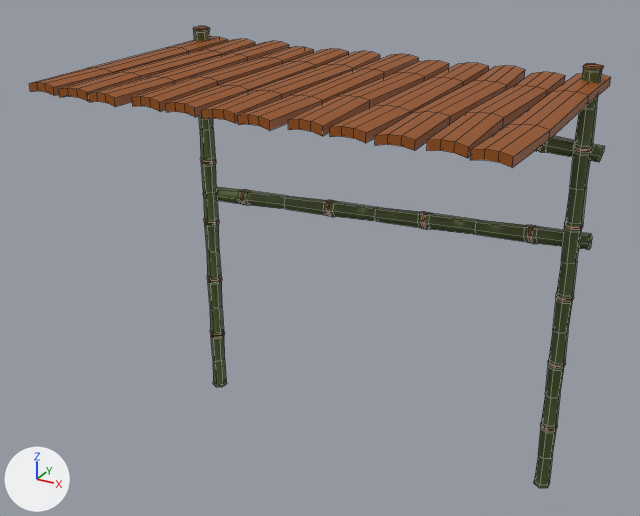
One commit to the FBX model Assets/Models/Modular_Jungle/Jungle_Platform_01.fbx: the scene before it, then after it.
One viewpoint serves both versions: a 50 mm lens placed at (5.02, -9.16, 8.1), pointed at (-0.12, 0.19, 3.43). Arrows for +X, +Y and +Z are at lower left; the lights stay in place. Mesh edges are drawn as thin lines. Where no turn or scale is listed for an object, it has been applied to the vertices.

Names of what the first picture shows: 'Jungle_Platform_01'.
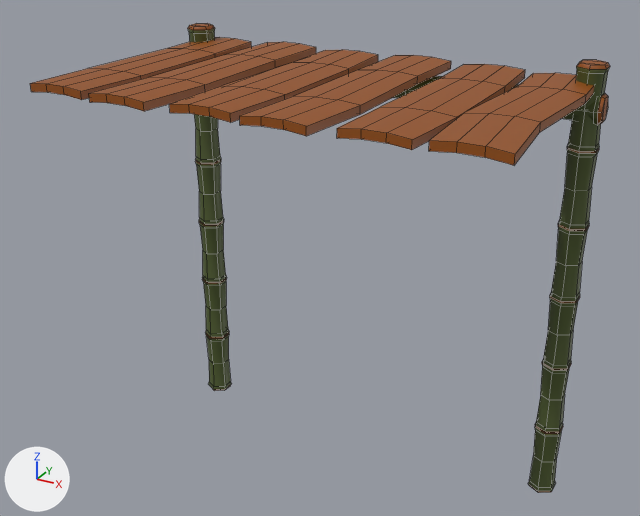
Commit message: Add jungle

Changed parts and their boxes (x1, y1, x2, y2) in the pictures (640 x 516 px; the box of a moved part takes in the faces that stretch with it):
'Jungle_Platform_01', reshaped: before (29, 26, 611, 488); after (30, 23, 610, 492)
part 1 of me_circle_017, moved or reshaped: before (427, 72, 565, 158); after (429, 73, 594, 165)
part 2 of me_circle_017, moved or reshaped: before (330, 63, 489, 143); after (337, 64, 525, 150)
part 3 of me_circle_017, moved or reshaped: before (238, 54, 419, 130); after (240, 55, 451, 136)
part 4 of me_circle_017, moved or reshaped: before (166, 49, 349, 117); after (169, 50, 378, 122)
part 5 of me_circle_017, moved or reshaped: before (88, 41, 289, 107); after (89, 42, 316, 111)
part 6 of me_circle_017, moved or reshaped: before (29, 37, 228, 96); after (30, 37, 251, 100)
part 7 of me_circle_017, rebuilt (29% wider): before (193, 26, 227, 387); after (188, 23, 232, 391)
part 8 of me_circle_017, rebuilt (19% wider): before (534, 64, 603, 488); after (528, 60, 610, 492)
part 9 of me_circle_017, rebuilt: before (499, 127, 604, 162); after (392, 76, 608, 125)
part 10 of me_circle_017, deleted (brown): before (59, 39, 611, 250)

What the commit changed:
me_circle_017 is used by ob_jungle_platform_01; location (0.0, 0.0, 0.0).
me_circle_017 had 1128 vertices, 1094 faces and spanned x -2.96..3.02, y -1.8..1.9, z 0.0..6.0.
me_circle_017 now has 858 vertices, 837 faces and spans x -2.99..3.0, y -1.8..1.9, z -0.03..6.03.
me_circle_017 part 1: the loose piece of 32 vertices spanning x 2.01..2.46, y -1.73..1.71, z 5.7..5.83 is scaled about its middle by (2, 1, 1), then moved by (0.21, 0.0, 0.0).
me_circle_017 part 2: the loose piece of 32 vertices spanning x 1.04..1.48, y -1.74..1.81, z 5.7..5.83 is scaled about its middle by (2, 1, 1), then moved by (0.3, 0.0, 0.0).
me_circle_017 part 3: the loose piece of 32 vertices spanning x 0.0..0.45, y -1.8..1.9, z 5.7..5.83 is scaled about its middle by (2, 1, 1), then moved by (0.24, 0.0, 0.0).
me_circle_017 part 4: the loose piece of 32 vertices spanning x -0.96..-0.52, y -1.74..1.81, z 5.7..5.83 is scaled about its middle by (2, 1, 1), then moved by (0.27, 0.0, 0.0).
me_circle_017 part 5: the loose piece of 32 vertices spanning x -2.0..-1.55, y -1.8..1.9, z 5.7..5.83 is scaled about its middle by (2, 1, 1), then moved by (0.22, 0.0, 0.0).
me_circle_017 part 6: the loose piece of 32 vertices spanning x -2.96..-2.52, y -1.74..1.81, z 5.7..5.83 is scaled about its middle by (2, 1, 1), then moved by (0.23, 0.0, 0.0).
me_circle_017 part 7: the loose piece of 222 vertices spanning x -2.91..-2.69, y 1.38..1.62, z 0.0..6.0 is rebuilt with 222 vertices and now spans x -2.97..-2.63, y 1.3..1.7, z -0.03..6.03.
me_circle_017 part 8: the loose piece of 222 vertices spanning x 2.69..2.91, y 1.38..1.62, z 0.0..6.0 is rebuilt with 222 vertices and now spans x 2.63..2.97, y 1.3..1.7, z -0.03..6.03.
me_circle_017 part 9: the loose piece of 150 vertices spanning x -2.95..3.02, y 1.48..1.72, z 4.84..5.36 is rebuilt with 222 vertices and now spans x -2.99..3.0, y 1.3..1.7, z 5.33..5.67.
me_circle_017 part 10: 7 loose pieces with 342 vertices, spanning x -2.95..3.02, y -1.8..1.9, z 3.34..5.83, are deleted.
